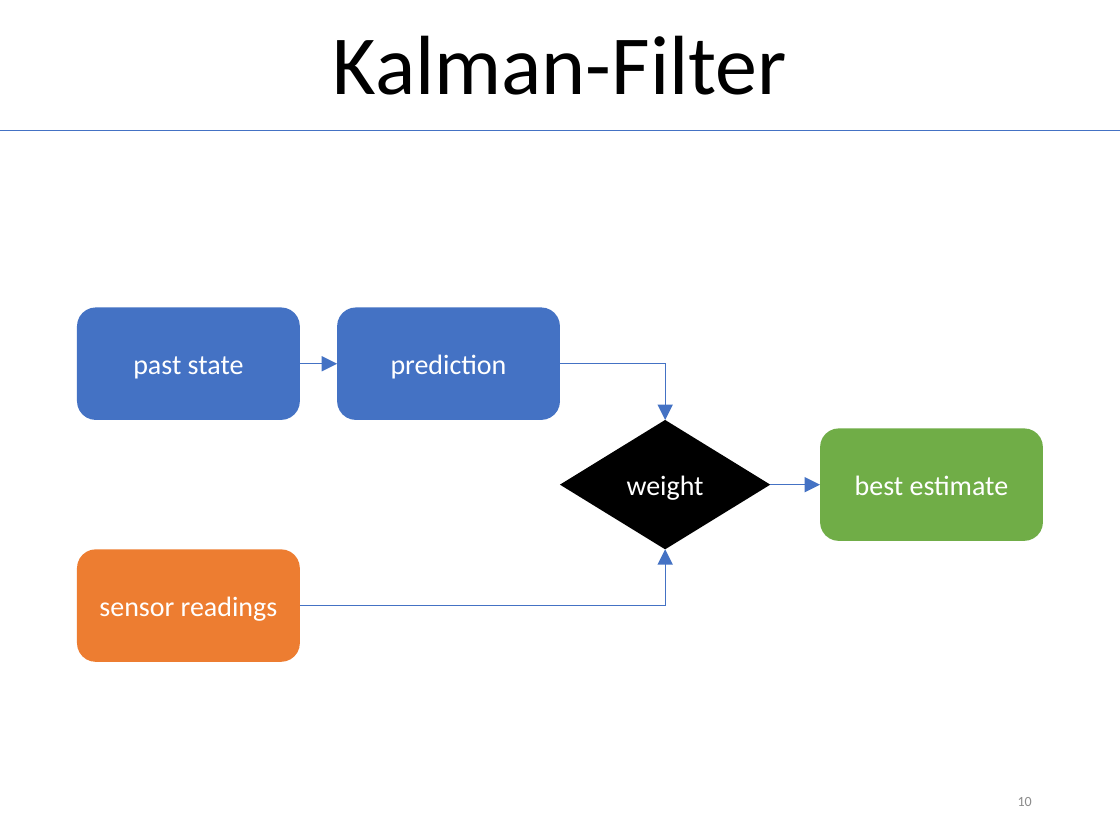
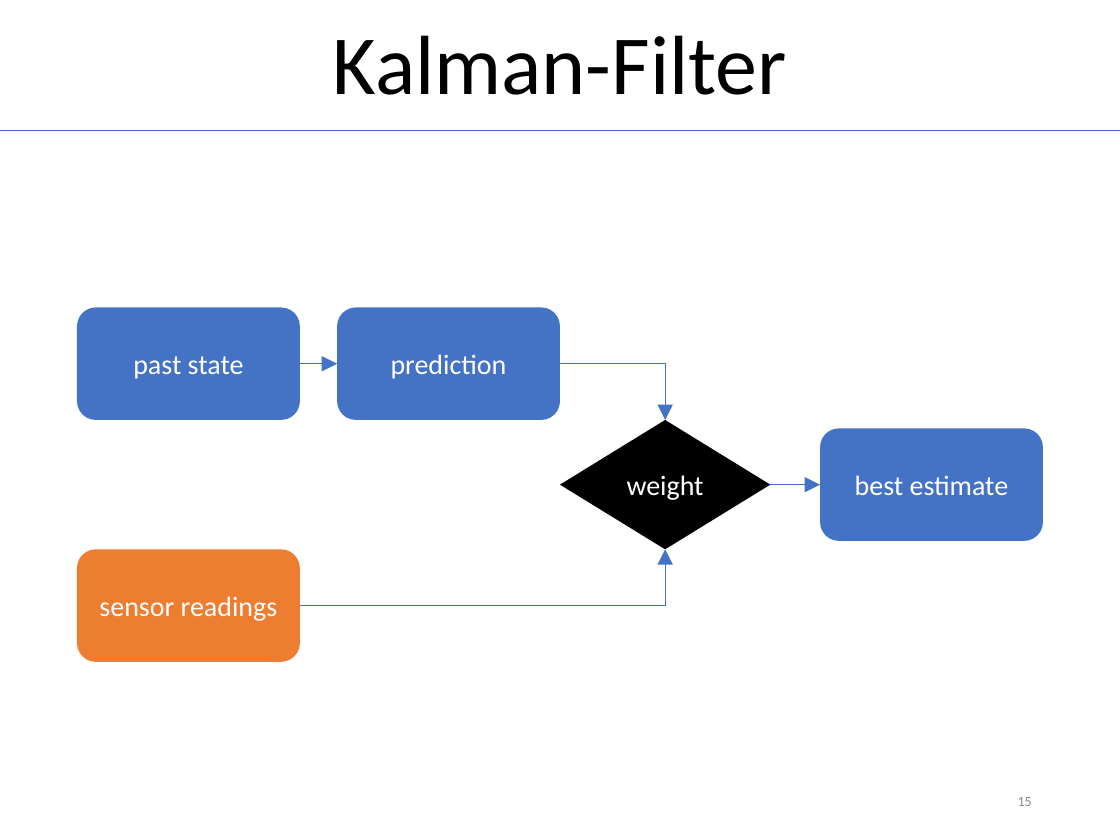
Before and after one commit to MichiHo/flocking, a slide deck: slide 15 of vortrag/ba_seminar_presentation.pptx (slide 10 before the commit). Drawn at 1120x840 pixels with LibreOffice and Linux fonts; fonts in the diff are those of the drawing. Boxes give left, top, right and bottom in pixels: in the first picture for what was removed or moved away, otherwise in the second. Text is boxed around its words. In the diff, an @@ line names an element or a change of style, - is before the commit and + after.

```diff
--- a/vortrag/ba_seminar_presentation.pptx
+++ b/vortrag/ba_seminar_presentation.pptx
@@ rounded rectangle "best estimate" at <box>820,429,1043,541</box>: fill #70AD47 to #4472C4 @@
@@ page number at <box>1018,797,1032,806</box>: text changed @@
-10
+15
```
Also in this commit, not shown: 5 other slides changed, 6 slides added, 11 other files.
